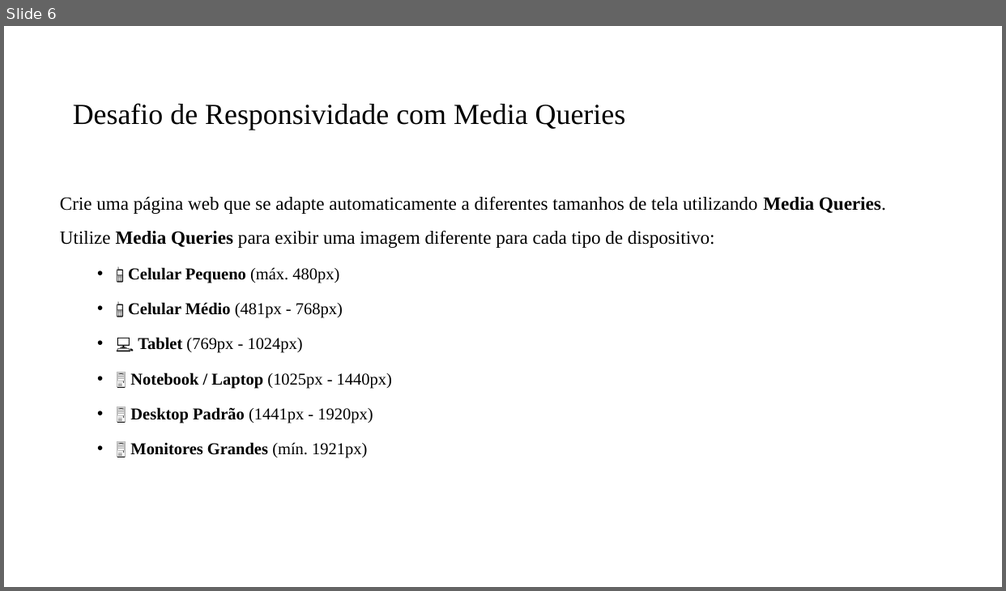
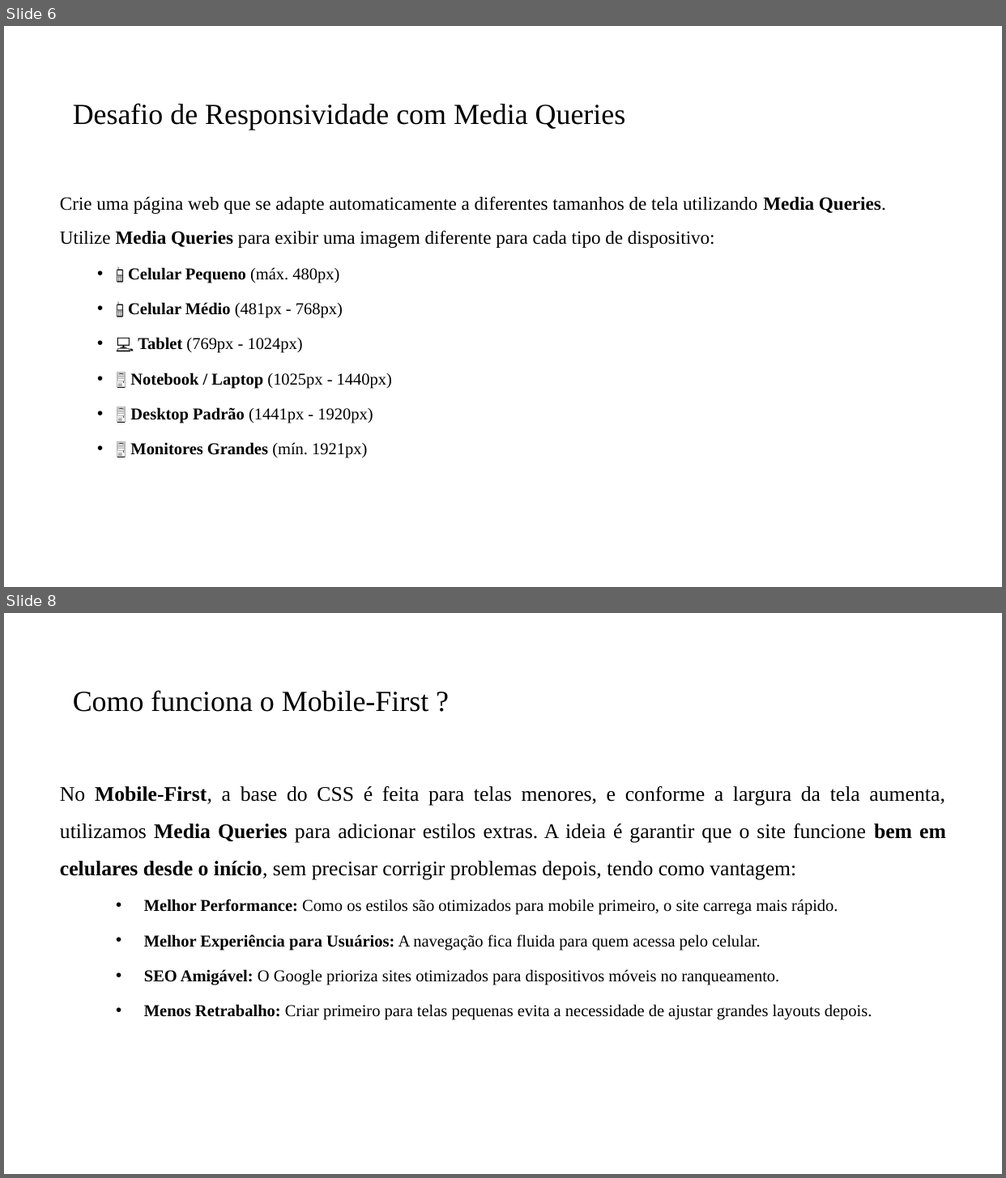
Before and after one commit to PedroMiho/UMC, a slide deck: Lógica e Programação/Módulo 03 - Framework/Aula 18 - Media Query/Media Query.pptx. Shown one above the other, each under a label of ours: slide 6 before the commit, slides 6 and 8 after it; the slides between them are not shown. The pictures are 1006x591 and 1006x1178 pixels, drawn with LibreOffice and Linux fonts; fonts in the diff are those of the drawing; background and template pictures are left out. Boxes give left, top, right and bottom in pixels: in the first picture for what was removed or moved away, otherwise in the second. Text is boxed around its words. In the diff, an @@ line names an element or a change of style, - is before the commit and + after.

```diff
--- a/Lógica e Programação/Módulo 03 - Framework/Aula 18 - Media Query/Media Query.pptx
+++ b/Lógica e Programação/Módulo 03 - Framework/Aula 18 - Media Query/Media Query.pptx
@@ slide 8 added at [4,613,1002,1174], background #FFFFFF @@
@@ title added at [73,690,428,712], 28 pt, text #000000 @@
+Como funciona o Mobile-First ?
@@ text added at [60,786,946,1020], 16 pt, text #000000 @@
+No Mobile-First, a base do CSS é feita para telas menores, e conforme a largura da tela aumenta, utilizamos Media Queries para adicionar estilos extras. A ideia é garantir que o site funcione bem em celulares desde o início, sem precisar corrigir problemas depois, tendo como vantagem:
+  • Melhor Performance: Como os estilos são otimizados para mobile primeiro, o site carrega mais rápido.
+  • Melhor Experiência para Usuários: A navegação fica fluida para quem acessa pelo celular.
+  • SEO Amigável: O Google prioriza sites otimizados para dispositivos móveis no ranqueamento.
+  • Menos Retrabalho: Criar primeiro para telas pequenas evita a necessidade de ajustar grandes layouts depois.
```
Also in this commit, not shown: 1 slide changed, 2 other slides added, 1 other file.
